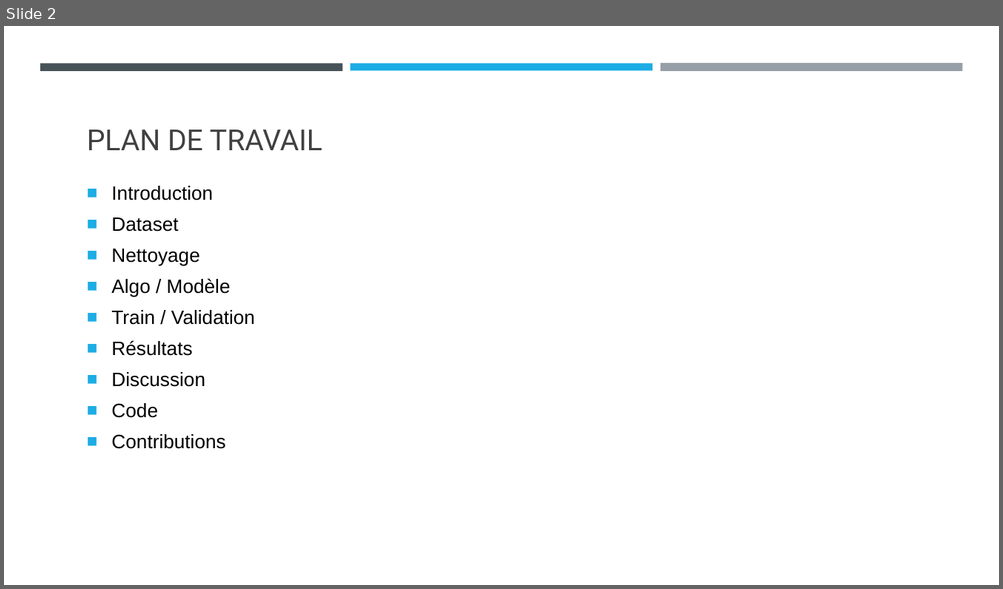
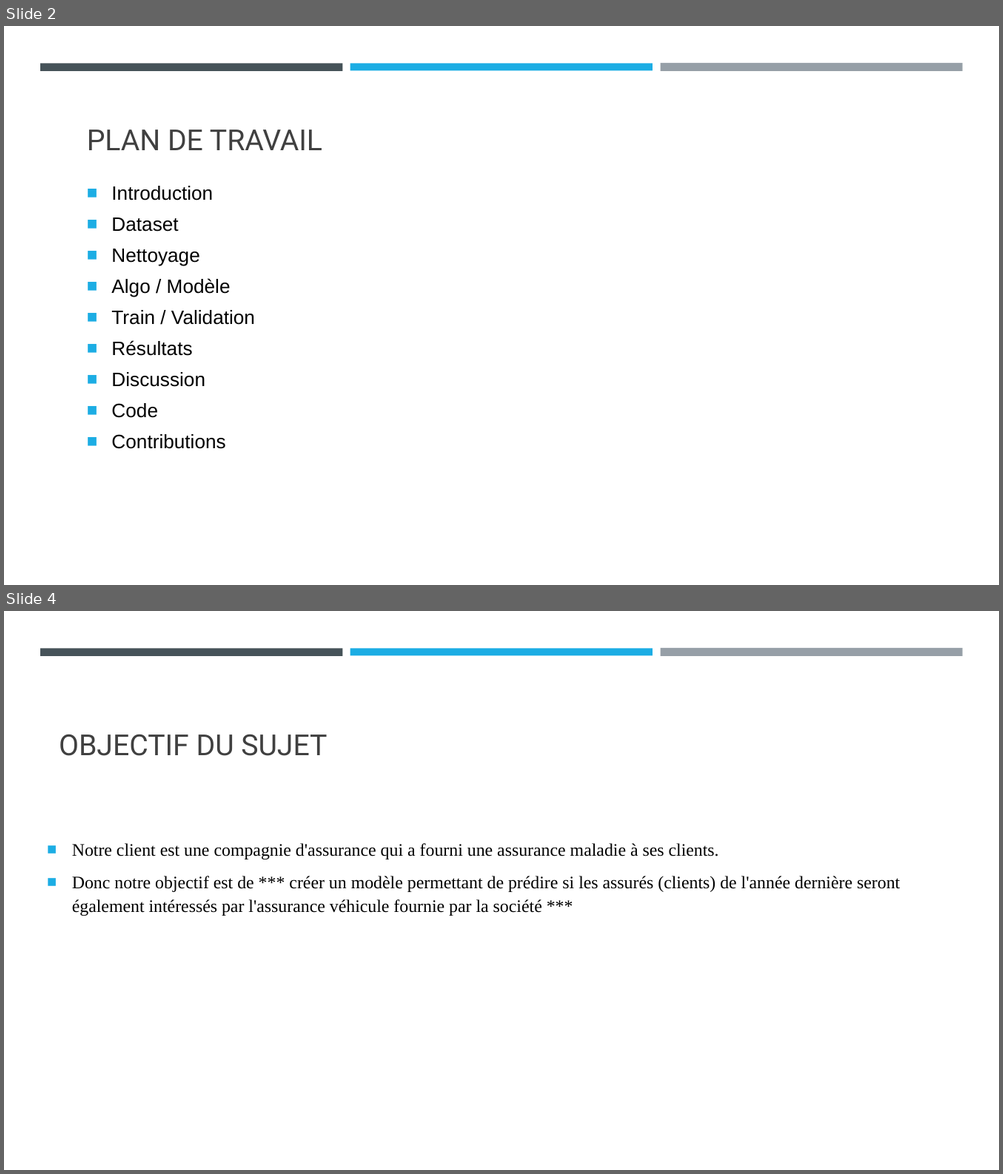
Before and after one commit to wiwiwisso/Health_Insurance_Cross_Sell_Prediction, a slide deck: Prédictions de ventes croisée d’assurence maladie et assurence.pptx. Shown one above the other, each under a label of ours: slide 2 before the commit, slides 2 and 4 after it; the slides between them are not shown. The pictures are 1003x589 and 1003x1174 pixels, drawn with LibreOffice and Linux fonts; fonts in the diff are those of the drawing. Boxes give left, top, right and bottom in pixels: in the first picture for what was removed or moved away, otherwise in the second. Text is boxed around its words. In the diff, an @@ line names an element or a change of style, - is before the commit and + after.

```diff
--- a/Prédictions de ventes croisée d’assurence maladie et assurence.pptx
+++ b/Prédictions de ventes croisée d’assurence maladie et assurence.pptx
@@ slide 4 added at (4, 611, 999, 1170), background #FFFFFF; not listed: 3 template elements that a slide beside it also shows @@
@@ title added at (59, 734, 327, 756), 28 pt, text #404040 @@
+OBJECTIF DU SUJET
@@ text added at (72, 843, 899, 916), 17 pt, text #000000 @@
+■ Notre client est une compagnie d'assurance qui a fourni une assurance maladie à ses clients.
+■ Donc notre objectif est de *** créer un modèle permettant de prédire si les assurés (clients) de l'année dernière seront également intéressés par l'assurance véhicule fournie par la société ***
```
Also in this commit, not shown: 1 slide changed, 12 other slides added, 2 slides removed, 2 other files.
